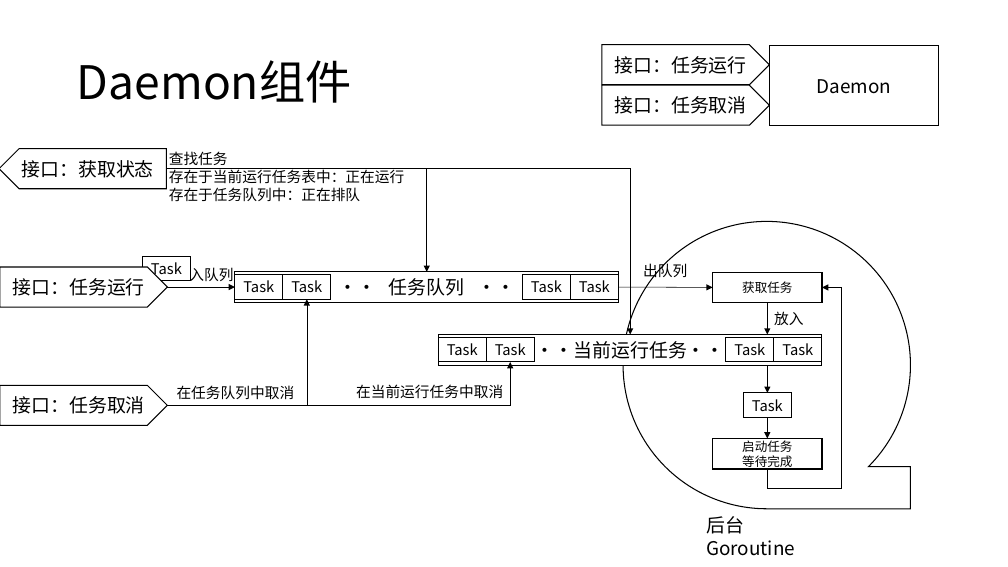
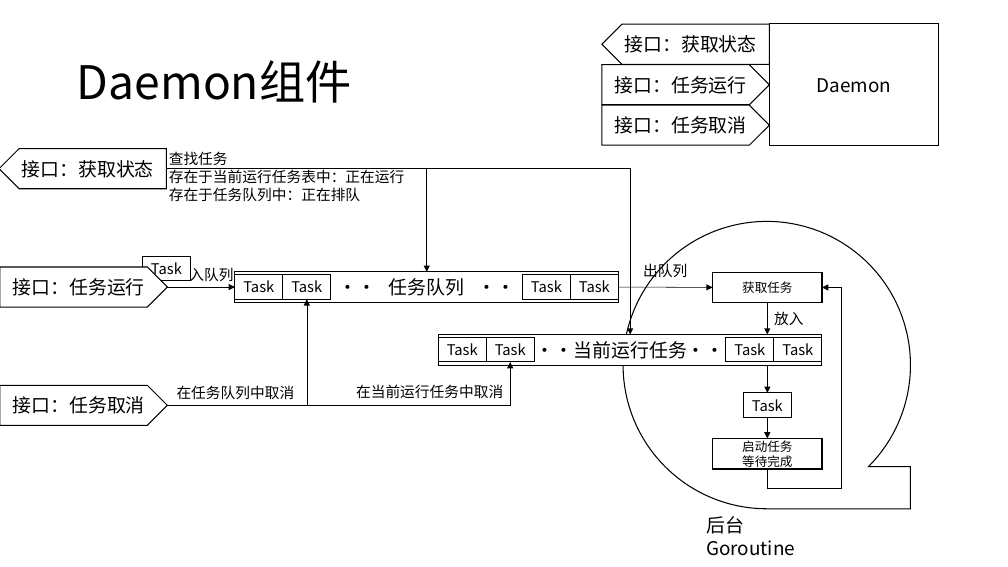
Before and after one commit to WuXiSTC/PressureMeter, a slide deck: slide 9 of 设计图.pptx. Drawn at 1008x567 pixels with LibreOffice and Linux fonts; fonts in the diff are those of the drawing. Boxes give left, top, right and bottom in pixels: in the first picture for what was removed or moved away, otherwise in the second. Text is boxed around its words. In the diff, an @@ line names an element or a change of style, - is before the commit and + after.

```diff
--- a/设计图.pptx
+++ b/设计图.pptx
@@ pentagon arrow added at [602,24,769,64], fill #FFFFFF, outline #000000 1 pt, 18 pt, text #000000 @@
+接口：获取状态
@@ rectangle "Daemon": place and size @@
-rectangle "Daemon" at [770,45,939,125]
+rectangle "Daemon" at [770,24,939,145]
@@ pentagon arrow "接口：任务运行": place and size @@
-pentagon arrow "接口：任务运行" at [602,45,769,85]
+pentagon arrow "接口：任务运行" at [602,65,769,105]
@@ pentagon arrow "接口：任务取消": place and size @@
-pentagon arrow "接口：任务取消" at [602,85,769,126]
+pentagon arrow "接口：任务取消" at [602,105,769,145]
```
Also in this commit, not shown: 2 other slides changed.
